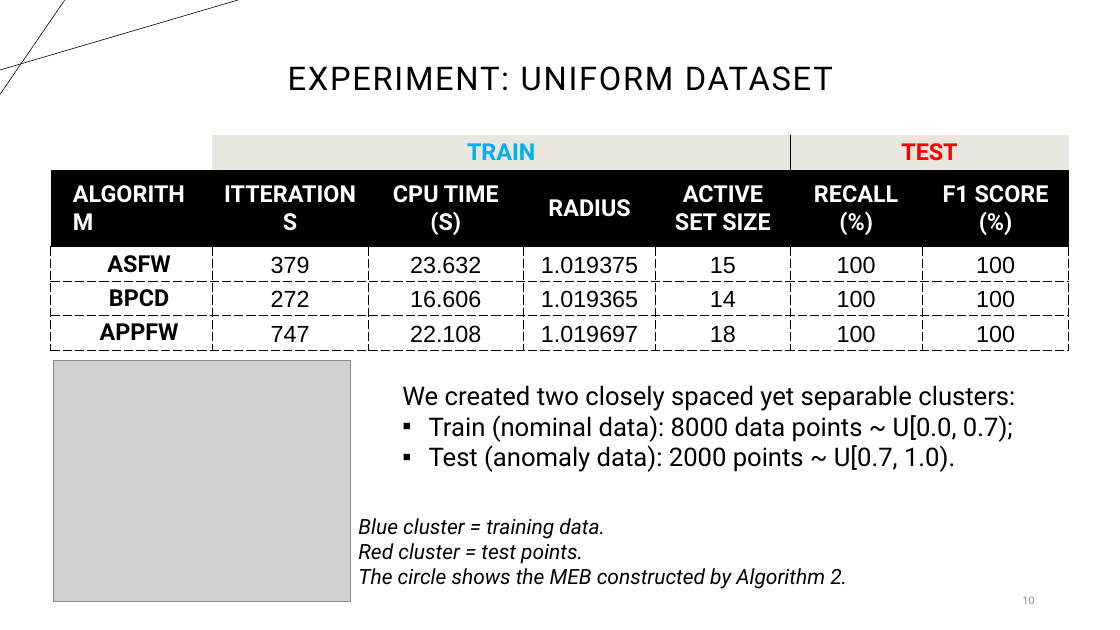
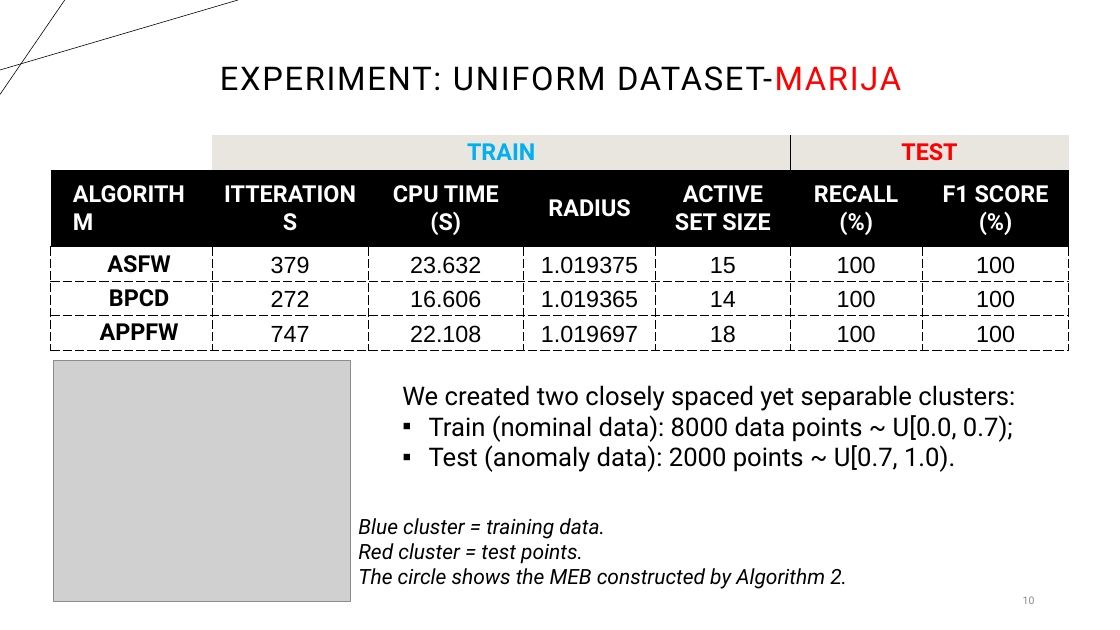
Before and after one commit to suleymanerim1/MEB_FrankWolfe_Optimization, a slide deck: slide 10 of Theory/Minimum Enclosing Ball for FW_Updated.pptx. Drawn at 1120x630 pixels with LibreOffice and Linux fonts; fonts in the diff are those of the drawing; grey boxes stand for pictures. Boxes give left, top, right and bottom in pixels: in the first picture for what was removed or moved away, otherwise in the second. Text is boxed around its words. In the diff, an @@ line names an element or a change of style, - is before the commit and + after.

```diff
--- a/Theory/Minimum Enclosing Ball for FW_Updated.pptx
+++ b/Theory/Minimum Enclosing Ball for FW_Updated.pptx
@@ title at (220,66,901,91): text changed @@
-EXPERIMENT: UNIFORM DATASET
+EXPERIMENT: UNIFORM DATASET-MARIJA
```
Also in this commit, not shown: 11 other slides changed.
